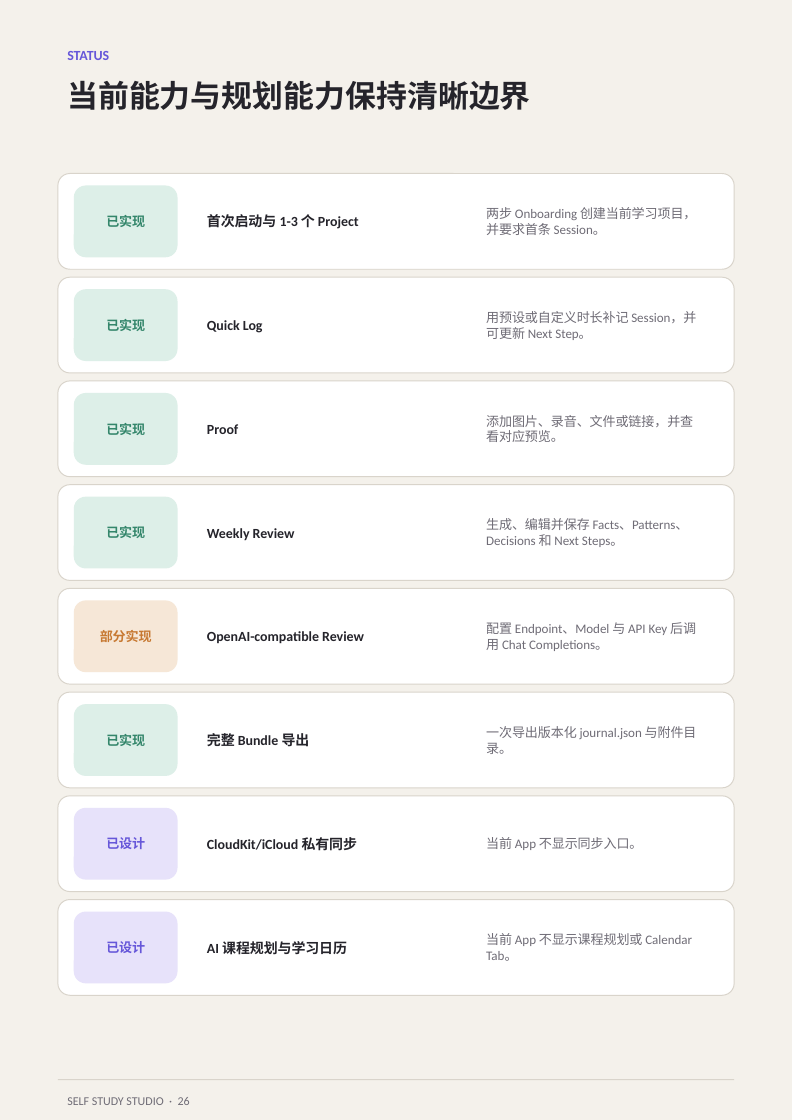
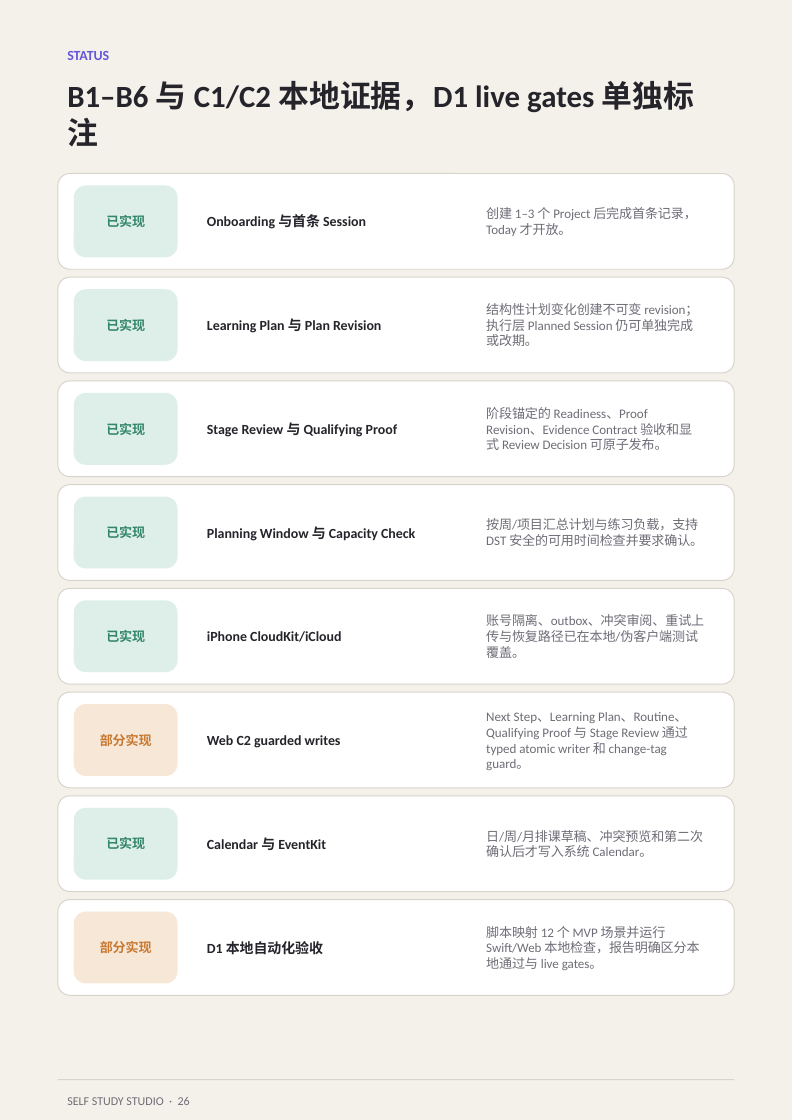
Before and after one commit to Panhe-C/self-study-studio, a slide deck: slide 26 of docs/product-guide/self-study-studio-product-guide-a4.pptx. Drawn at 792x1120 pixels with LibreOffice and Linux fonts; fonts in the diff are those of the drawing. Boxes give left, top, right and bottom in pixels: in the first picture for what was removed or moved away, otherwise in the second. Text is boxed around its words. In the diff, an @@ line names an element or a change of style, - is before the commit and + after.

```diff
--- a/docs/product-guide/self-study-studio-product-guide-a4.pptx
+++ b/docs/product-guide/self-study-studio-product-guide-a4.pptx
@@ text at box(67, 80, 695, 146): text changed @@
-当前能力与规划能力保持清晰边界
+B1–B6 与 C1/C2 本地证据，D1 live gates 单独标注
@@ text at box(486, 207, 697, 236): text changed @@
-两步 Onboarding 创建当前学习项目，并要求首条 Session。
+创建 1–3 个 Project 后完成首条记录，Today 才开放。
@@ text at box(207, 214, 366, 229): text changed @@
-首次启动与 1-3 个 Project
+Onboarding 与首条 Session
@@ text at box(207, 318, 381, 333): text changed @@
-Quick Log
+Learning Plan 与 Plan Revision
@@ text at box(486, 303, 698, 346): text changed @@
-用预设或自定义时长补记 Session，并可更新 Next Step。
+结构性计划变化创建不可变 revision；执行层 Planned Session 仍可单独完成或改期。
@@ text at box(486, 407, 692, 450): text changed @@
-添加图片、录音、文件或链接，并查看对应预览。
+阶段锚定的 Readiness、Proof Revision、Evidence Contract 验收和显式 Review Decision 可原子发布。
@@ text at box(207, 422, 397, 437): text changed @@
-Proof
+Stage Review 与 Qualifying Proof
@@ text at box(207, 526, 415, 541): text changed @@
-Weekly Review
+Planning Window 与 Capacity Check
@@ text at box(486, 518, 703, 546): text changed @@
-生成、编辑并保存 Facts、Patterns、Decisions 和 Next Steps。
+按周/项目汇总计划与练习负载，支持 DST 安全的可用时间检查并要求确认。
@@ rounded rectangle at box(74, 600, 177, 672): fill #F6E7D7 to #DDEFE8 @@
@@ text at box(486, 614, 704, 658): text changed @@
-配置 Endpoint、Model 与 API Key 后调用 Chat Completions。
+账号隔离、outbox、冲突审阅、重试上传与恢复路径已在本地/伪客户端测试覆盖。
@@ text at box(106, 630, 145, 642): text changed; text colour #C77932 to #34866B @@
-部分实现
+已实现
@@ text at box(207, 631, 341, 642): text changed @@
-OpenAI-compatible Review
+iPhone CloudKit/iCloud
@@ rounded rectangle at box(74, 704, 177, 776): fill #DDEFE8 to #F6E7D7 @@
@@ text at box(486, 712, 688, 770): text changed @@
-一次导出版本化 journal.json 与附件目录。
+Next Step、Learning Plan、Routine、Qualifying Proof 与 Stage Review 通过 typed atomic writer 和 change-tag guard。
@@ text at box(100, 734, 152, 746): text changed; text colour #34866B to #C77932 @@
-已实现
+部分实现
@@ text at box(207, 735, 341, 748): text changed @@
-完整 Bundle 导出
+Web C2 guarded writes
@@ rounded rectangle at box(74, 808, 177, 880): fill #E7E2FA to #DDEFE8 @@
@@ text at box(106, 837, 145, 849): text changed; text colour #6657D9 to #34866B @@
-已设计
+已实现
@@ text at box(207, 837, 326, 850): text changed @@
-CloudKit/iCloud 私有同步
+Calendar 与 EventKit
@@ text at box(486, 830, 703, 857): text changed @@
-当前 App 不显示同步入口。
+日/周/月排课草稿、冲突预览和第二次确认后才写入系统 Calendar。
@@ rounded rectangle at box(74, 912, 177, 984): fill #E7E2FA to #F6E7D7 @@
@@ text at box(486, 926, 699, 970): text changed @@
-当前 App 不显示课程规划或 Calendar Tab。
+脚本映射 12 个 MVP 场景并运行 Swift/Web 本地检查，报告明确区分本地通过与 live gates。
@@ text at box(100, 941, 152, 953): text changed; text colour #6657D9 to #C77932 @@
-已设计
+部分实现
@@ text at box(207, 941, 323, 955): text changed @@
-AI 课程规划与学习日历
+D1 本地自动化验收
```
Also in this commit, not shown: 15 other slides changed, 40 other files.
